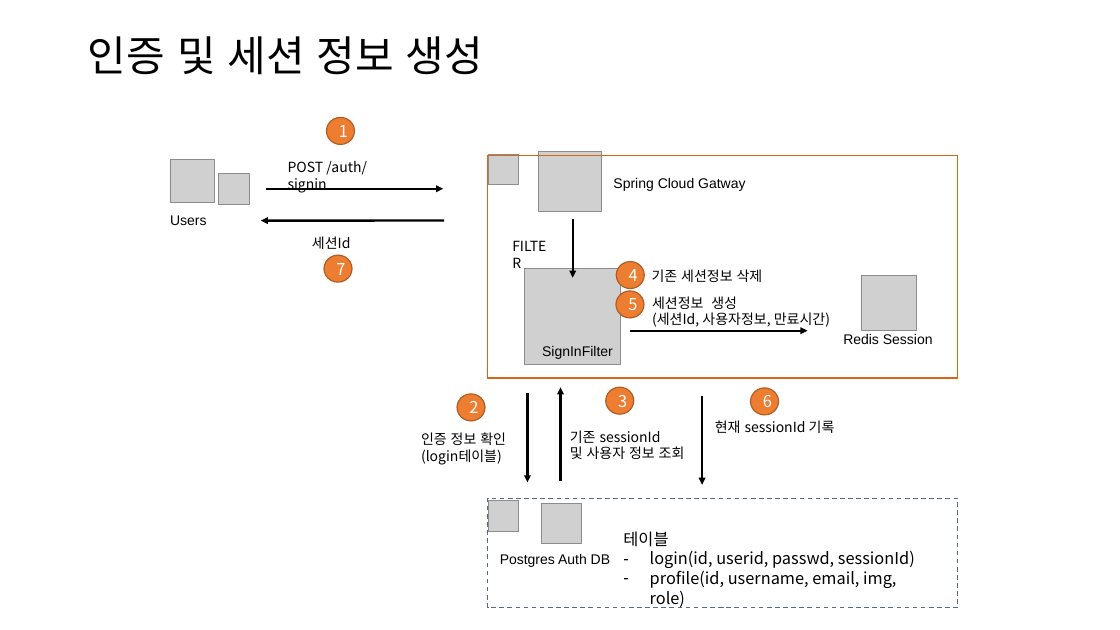
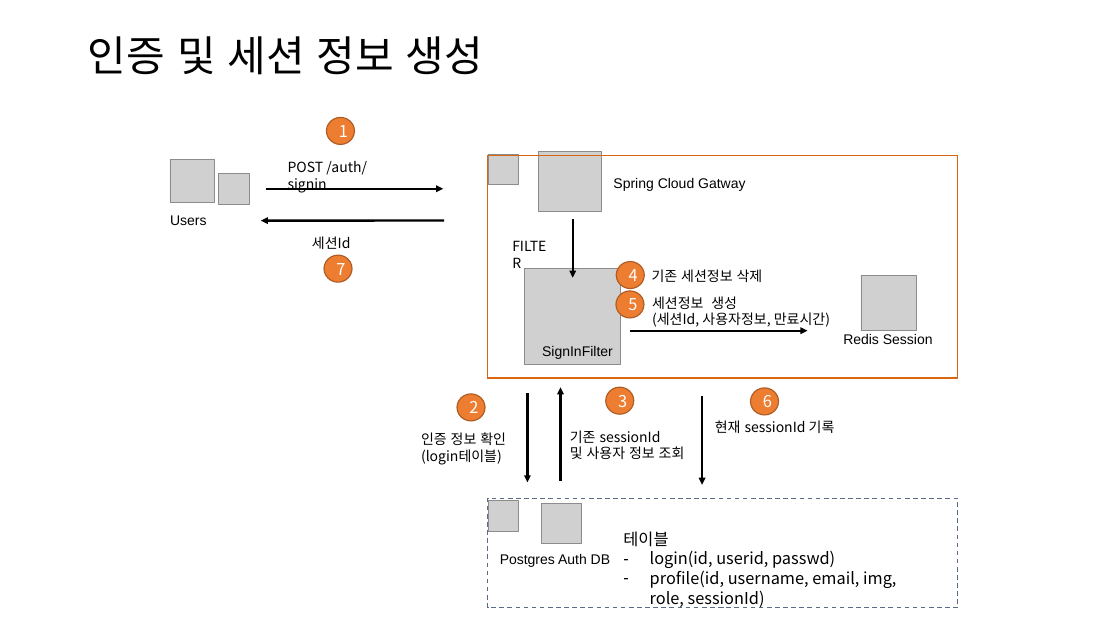
Before and after one commit to kdkcom1234/git2021, a slide deck: slide 10 of 8-msa/auth/-. 인증, 허가, 세션.pptx. Drawn at 1120x630 pixels with LibreOffice and Linux fonts; fonts in the diff are those of the drawing; grey boxes stand for pictures. Boxes give left, top, right and bottom in pixels: in the first picture for what was removed or moved away, otherwise in the second. Text is boxed around its words. In the diff, an @@ line names an element or a change of style, - is before the commit and + after.

Commit message:
profile 추가

```diff
--- a/8-msa/auth/-. 인증, 허가, 세션.pptx
+++ b/8-msa/auth/-. 인증, 허가, 세션.pptx
@@ text at (650, 551, 896, 608): text changed @@
-– login(id, userid, passwd, sessionId)
-– profile(id, username, email, img, role)
+– login(id, userid, passwd)
+– profile(id, username, email, img, role, sessionId)
```
Also in this commit, not shown: 1 other slide changed, 4 other files.
